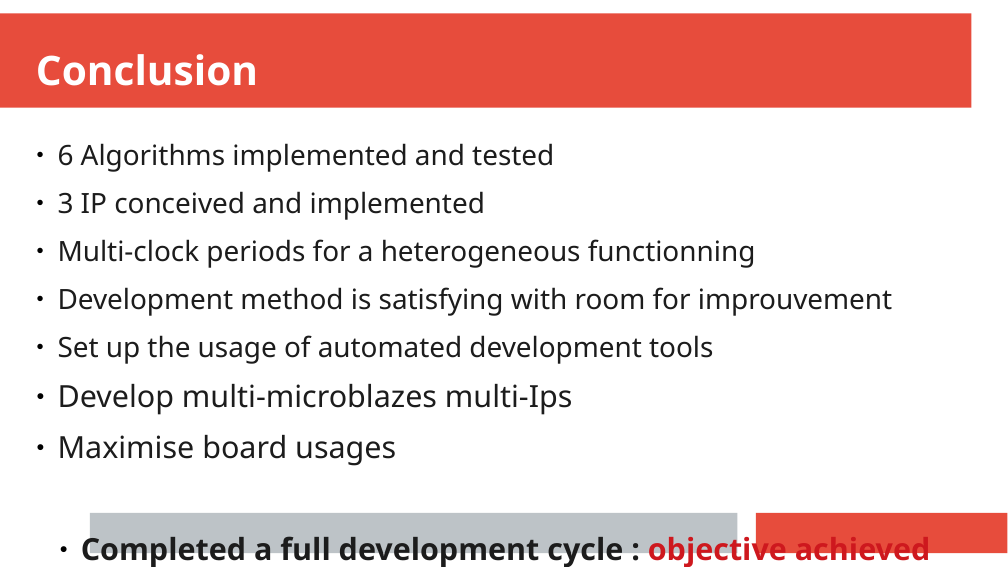
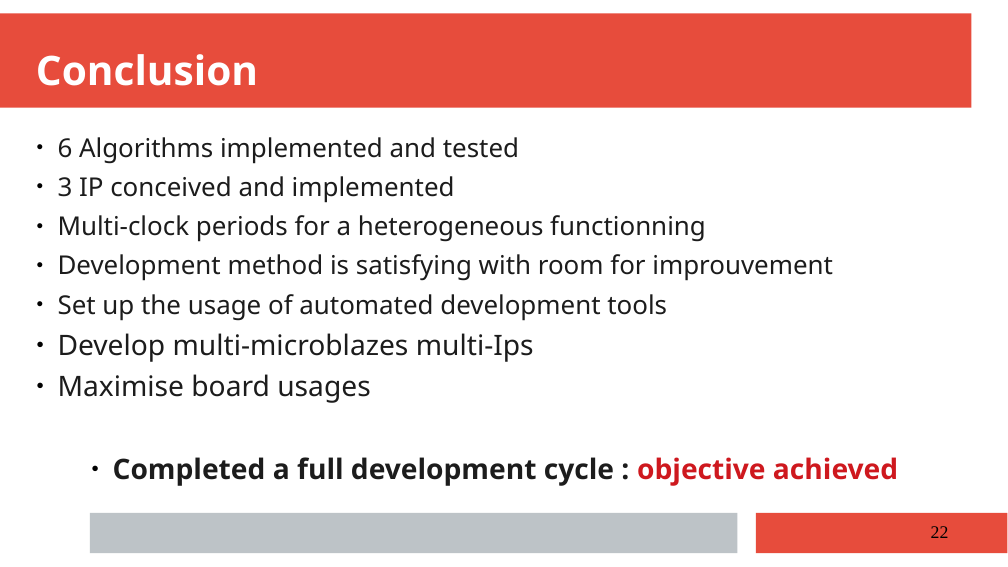
Before and after one commit to anisghaoui/A2, a slide deck: slide 22 of presentation_finale/prensent_A2_group_1.pptx. Drawn at 1008x567 pixels with LibreOffice and Linux fonts; fonts in the diff are those of the drawing. Boxes give left, top, right and bottom in pixels: in the first picture for what was removed or moved away, otherwise in the second. Text is boxed around its words. In the diff, an @@ line names an element or a change of style, - is before the commit and + after.

```diff
--- a/presentation_finale/prensent_A2_group_1.pptx
+++ b/presentation_finale/prensent_A2_group_1.pptx
@@ text "6 Algorithms implemented and tested" at box(58, 137, 898, 486): size 22 to 20.4 pt in "6 Algorithms implemented and tested", "3 IP conceived and implemented", "Multi-clock periods for a heterogeneous functionning", "Development method is satisfying with room for ..." and 1 more places; size 24 to 22.2 pt in "Develop multi-microblazes multi-Ips", "Maximise board usages", "Completed a full development cycle : objective ..."; line spacing 1 to 0.8 @@
@@ page number added at box(931, 526, 949, 538), 14 pt, text #000000 @@
+22
```
Also in this commit, not shown: 21 other slides changed, 5 other files.
